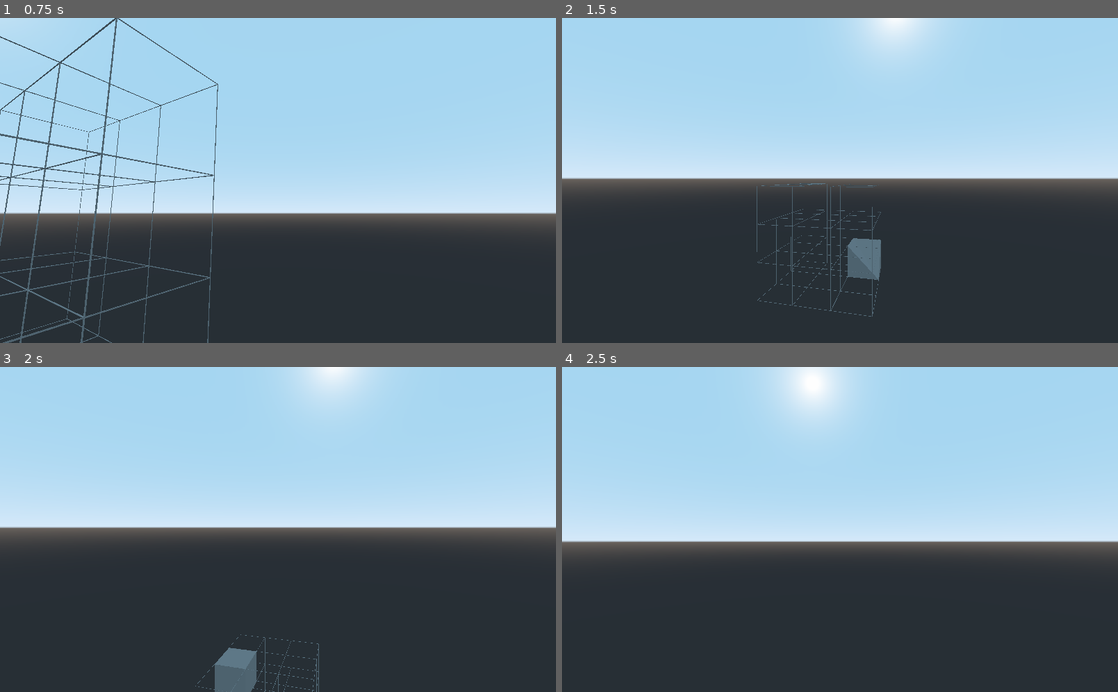
Above: before the commit, frames 1-4 (two rows, left to right).
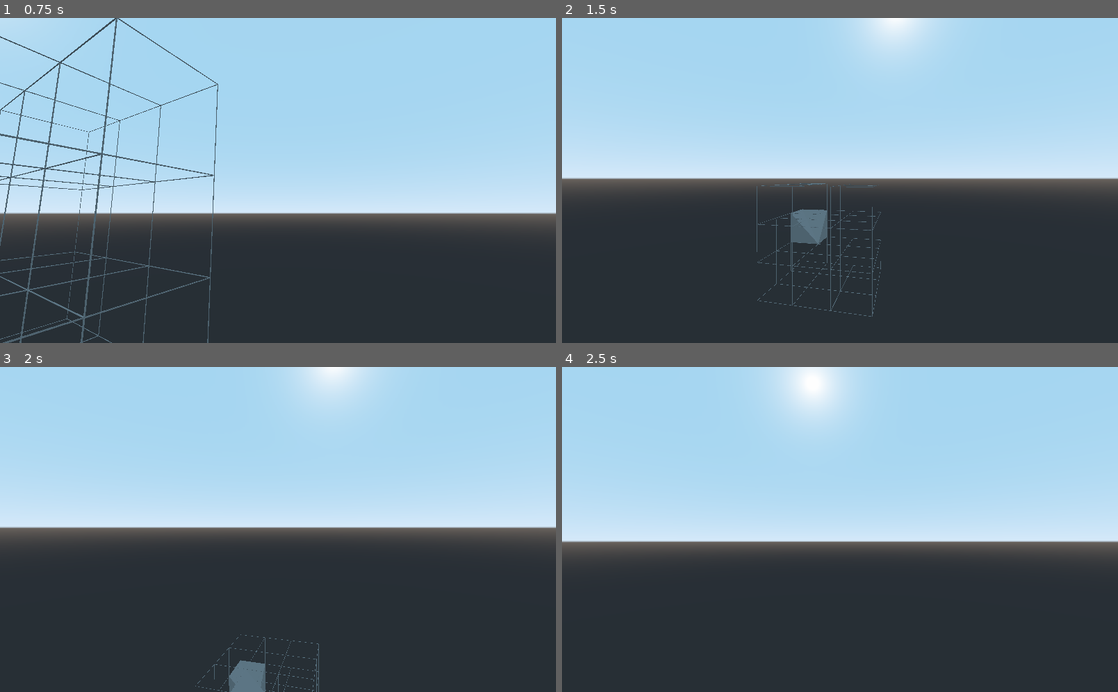
Above: after the commit, the same moments.

Repository: pragma-strict/Wave-Function-Collapse-Godot
Game: Godot game, scene res://Scenes/Main.tscn
Same seed, same stepped clock (60 frames per second), same inputs: the game is played once before the commit and once after it.
Inputs (mouse positions are in pixels of both pictures, inside the frame that each line leads up to):
- Up to frame 1 (0.75 s): tap Enter at 0.5 s; move the mouse to (400, 164) at 0.52 s; hold Right (ui_right) from 0.53 s (still down); tap Space at 0.6 s; click (400, 164) at 0.67 s
- Up to frame 2 (1.5 s): tap Space at 0.77, 1.07 s; move the mouse to (812, 180) at 1.27 s; release Right (ui_right) at 1.28 s; hold Up (ui_up) from 1.28 s (still down); tap G at 1.35 s
- Up to frame 3 (2 s): keep holding Up (ui_up); tap Space at 1.52, 1.55, 1.82 s
- Up to frame 4 (2.5 s): keep holding Up (ui_up); move the mouse to (851, 523) at 2.02 s; tap Space at 2.1 s

Frame 1 is identical in both runs. In frame 2, 1.3% of the frame differs, in the area x 41-58%, y 58-81%; in frame 3, 0.6%; in frame 4, nothing differs.

Commit message:
Collapse cells with minimum entropy first

Diff:
--- a/Scripts/Prototypes.gd
+++ b/Scripts/Prototypes.gd
@@ -1,6 +1,5 @@
 class_name Prototypes
 
-var proto_list = []
 
 # Socket ID cheat sheet:
 #  -1:	Any
@@ -9,7 +8,9 @@
 #	2:	Angle: top left -> bottom right
 #	3:	Angle: top right -> bottom left (mirror of #2)
 
+
 # Each chunk (3D tile) gets a mesh reference and a set of socket codes - one for each face
+# TODO: rename to 'chunk_templates' or something.
 var chunk_data = [
 	{
 		'mesh_ref' : 'res://Meshes/chunk_1.obj',	# Full cube
@@ -69,6 +70,15 @@
 ]
 
 
+# There are 4 protos for each chunk - each with a unique socket set according to its rotation.
+# Protos contain everything chunks contain PLUS a 'rotation' value as an int from [0-3].
+var proto_list = []
+
+
+func _init():
+	create_protos_from_chunk_data()
+
+
 # Create 4 prototypes per chunk, one for each rotation state
 func create_protos_from_chunk_data():
 	for i in range(len(chunk_data)):
@@ -79,11 +89,7 @@
 			proto_list.append(new_proto)
 
 
-func _init():
-	create_protos_from_chunk_data()
-
-
-# Get a list containing indexes to each prototype
+# Get a list containing indexes to each prototype (just numbers from 0-len(proto_list))
 func get_max_entropy_index_list():
 	var index_list = []
 	for i in range(len(proto_list)):
--- a/Scripts/Wave Function.gd
+++ b/Scripts/Wave Function.gd
@@ -9,8 +9,13 @@
 export var field_width = 3
 export var field_height = 3
 export var cell_size = 2
-var cell_nodes = []		# Node refs
-var cell_superpositions = [] # For each cell, a list of indexes into "prototypes.list" array
+var cell_nodes = []		# References to the scene nodes (for rendering meshes, etc.)
+
+# Cell superpositions represent the state of each cell.
+# They are lists of indexes into the prototypes array in the Prototypes class.
+# When a superposition list contains just one element, the cell has totally collapsed to a single state.
+# The entropy of a call is the length of its superposition array.
+var cell_superpositions = []
 var num_cells = field_width * field_width * field_height
 
 var stride_x
@@ -39,13 +44,45 @@
 		if (event.scancode == KEY_SPACE):
 
 			# Collapse a test cell
-			var index = rng.randi_range(0, len(cell_nodes) -1)
-			superpos_collapse_to_random(index)
-			regenerate_mesh_for_cell(index)
-			print(cell_superpositions[index])
+			#var index = rng.randi_range(0, len(cell_nodes) -1)
+			#superpos_collapse_to_random(index)
+			var collapsed_cell_index = collapse()
+			if(collapsed_cell_index >= 0):
+				regenerate_mesh_for_cell(collapsed_cell_index)
+				print(cell_superpositions[collapsed_cell_index])
+
 
 		if (event.scancode == KEY_G): # Test function key
 			pass
+
+
+# Collapse the cell with the lowest entropy. If there are multiple, choose a random one to collapse.
+func collapse():
+	var min_entropy = len(prototypes.proto_list)
+	var candidate_cells = []
+	for i in range(num_cells):
+		var entropy = len(cell_superpositions[i])
+		if entropy > 1:
+			if entropy < min_entropy:
+				candidate_cells.clear()
+				candidate_cells.append(i)
+			elif entropy == min_entropy:
+				candidate_cells.append(i)
+	if len(candidate_cells) == 0:
+		print("<!> Unable to find a candidate cell to collapse")
+		return -1
+	else:
+		#print("Min entropty: ", min_entropy)
+		#print("Cells with min entropies: ", candidate_cells)
+		var rand_candidate = rng.randi_range(0, len(candidate_cells) -1)
+		var cell_to_collapse = candidate_cells[rand_candidate]
+		superpos_collapse_to_random(cell_to_collapse)
+		return cell_to_collapse
+
+
+# Updates the list of possible positions for each cell adjacent to the one at the given index
+func propogate_entropy_adjacent(index:int):
+	pass
 
 
 # Use cell superpos to load reload its mesh with the most up-to-date version
@@ -83,28 +120,9 @@
 
 # Removes all but one proto index from superposition, collapsing the cell to random possible state
 func superpos_collapse_to_random(index:int):
-	var rand_proto_decision = rng.randi_range(0, len(cell_superpositions[index]) -1)
-	cell_superpositions[index] = [rand_proto_decision]
-
-
-# I don't remember what this was originally supposed to do. Now it does nothing.
-func superpos_restrict_recursive(index:int, new_superpos:Array):
-	cell_superpositions[index] = new_superpos # Update superpos for this cell
-	for proto_index in new_superpos:
-		var xP_compatibility_dict = {}
-		#var xP_compatible_protos = prototypes.get_compatible_protos(proto_index, 'xP')
-		#print("xP compatible: ", prototypes.get_compatible_protos(proto_index, 'xP'))
-		#print("xN compatible: ", prototypes.get_compatible_protos(proto_index, 'xN'))
-		#print("yP compatible: ", prototypes.get_compatible_protos(proto_index, 'yP'))
-		#print("yN compatible: ", prototypes.get_compatible_protos(proto_index, 'yN'))
-	# To begin, I know all the possible states of this node (my superpos)
-	# For each adjacent node I want to find the set of restrictions on that node
-	# I can do that by tallying all the possible sockets that that node would have to have on its border with this node
-	# From that I can extract any sockets that don't appear
-	# Any nodes with those sockets will be a restriction on next node
-	# If there is a restriction I'll make a list of the possible states of the next node and recursively call
-	# If there are no restrictions I'll simply return
-	pass
+	var rand_superpos_index = rng.randi_range(0, len(cell_superpositions[index]) -1)
+	var new_superpos = cell_superpositions[index][rand_superpos_index]
+	cell_superpositions[index] = [new_superpos]
 
 
 # Return the index adjacent to origin in the given direction
